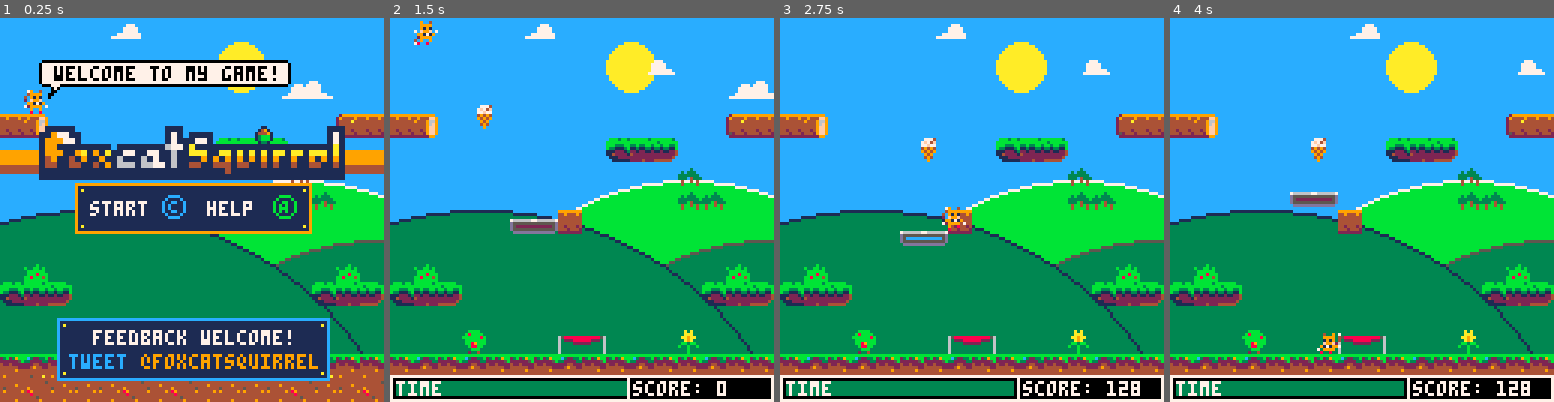
Above: before the commit, frames 1-4 (left to right).
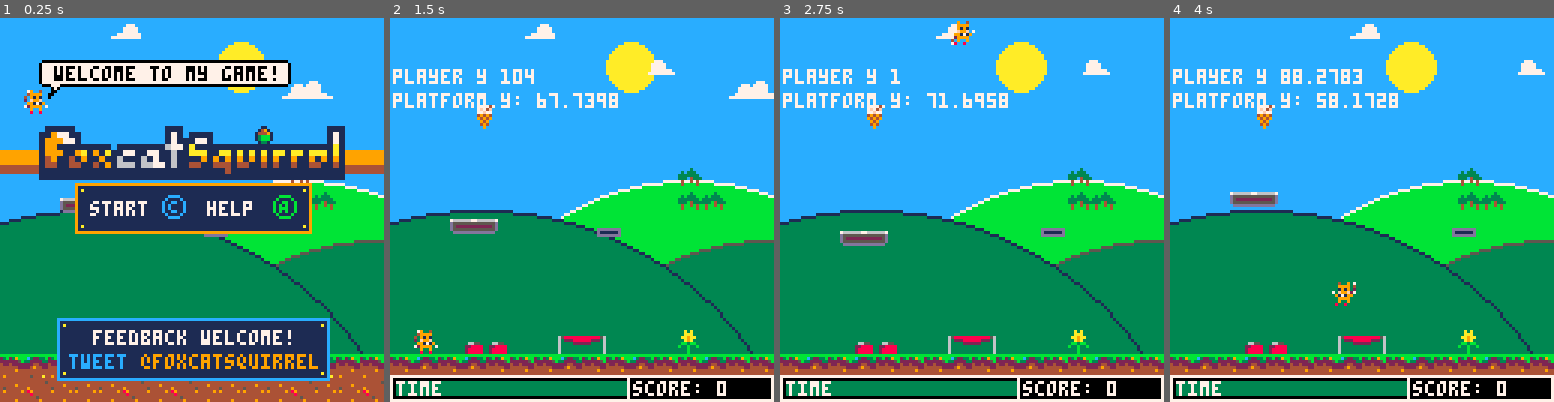
Above: after the commit, the same moments.

Repository: daddynewts/foxcatsquirrel
Game: PICO-8 cartridge foxcatsquirrel.p8
Same seed, same stepped clock (60 frames per second), same inputs: the game is played once before the commit and once after it.
Inputs:
- Up to frame 1 (0.25 s): no input
- Up to frame 2 (1.5 s): tap X (X key) at 0.33, 1.07 s; tap O (Z key) at 0.7 s
- Up to frame 3 (2.75 s): hold Right 1.6-2.1 s; tap O (Z key) at 1.7, 2.1, 2.5 s; tap X (X key) at 1.85 s; hold Right from 2.47 s (still down)
- Up to frame 4 (4 s): tap O (Z key) at 2.9, 3.3, 3.7 s; tap X (X key) at 2.97 s; release Right at 3.03 s; hold Left 3.08-3.58 s; hold Down 3.63-3.97 s

The runs differ from the first frame. In frame 1, 4.2% of the frame differs, in the area x 0-100%, y 25-75%; in frame 2, 8.8%; in frame 3, 9.1%; in frame 4, 9.7%, in the area x 0-100%, y 13-99%.

Commit message:
Fixed vertical moving platform!
The problem was with the code that tells the game when he's on the platform. I extended the platform's top edge collision box and that seems to be doing the trick!

Diff:
--- a/foxcatsquirrel.p8
+++ b/foxcatsquirrel.p8
@@ -8,7 +8,7 @@
 
 function _init()
 
-  level=0
+ level=0
  count=0
  points=0
 
@@ -76,17 +76,16 @@
   dead=false,
   }
 
-
- cam_x=level*128
+  cam_x=level*128
  cam_y=0
 
  -- v for vertical
  vplatform={
-  x=40,
+  x=20,
   y=60,
   maxy=100,
   miny=10,
-  dy=0,
+  --dy=0,
   spoffl=20,
   spoffr=21,
   sponl=22,
@@ -95,11 +94,11 @@
 
  -- h for horizontal
  hplatform={
-  x=168,
+  x=68,
   y=70,
   maxy=100,
   miny=10,
-  sp=30,
+  sp=24,
  }
 
  init_menu()
@@ -169,11 +168,14 @@
 end
 
 function test_ui()
- print("ghosts: "..#ghost,cam_x+1,1,7)
- print("skulls: "..#skull,cam_x+1,9,7)
+ --print("ghosts: "..#ghost,cam_x+1,1,7)
+ --print("skulls: "..#skull,cam_x+1,9,7)
  --print("approach: "..enemyapproach,cam_x+1,17,7)
- print("ghost x: "..ghost.x,cam_x+1,17,7)
- print("skull.x: "..skull.x,cam_x+1,25,7)
+ print("player y "..(player.y),cam_x+1,17,7)
+ print("platform.y: "..(vplatform.y),cam_x+1,25,7)
+
+ --print("ghost x: "..ghost.x,cam_x+1,17,7)
+ --print("skull.x: "..skull.x,cam_x+1,25,7)
  -- food hitbox
  -- rect(food.x-20,food.y-20,food.x+24,food.y+24,7)
 end
@@ -199,9 +201,6 @@
  make_bonus()
  make_balloon()
  make_enemies()
- --if count==5 then
- -- make_enemies()
- --end
  _update = update_game
  _draw = draw_game
 end
@@ -327,7 +326,7 @@
 
  -- spring = flag 4
  elseif collide_map(player,"down",4) then
-   player.dy=-5.2 -- default 6
+   player.dy=-6 -- default 5.2
    player.jumping=true
    sfx(spring_sfx)
 
@@ -543,8 +541,7 @@
     player.y=1
  end
 
--- vplatform.dy+=gravity
- vplatform.y+=vplatform.dy
+
 end
 
 function player_animate()
@@ -579,13 +576,6 @@
 
 function limit_speed(num,maximum)
   return mid(-maximum,num,maximum)
-end
-
-function make_shockwave()
- for i=1,10 do
-  circ(player.x+4,player.y,i,7)
-  sfx(shockwave_sfx)
- end
 end
 -->8
 -- draws
@@ -621,7 +611,7 @@
 
  -- angle
  -- print("approach: "..enemyapproach,cam_x+1,1,7)
- --test_ui()
+ test_ui()
 
  -- food coords
  --print(""..#foods,cam_x+1,1,7)
@@ -736,41 +726,44 @@
 
 function level_gimmicks()
 
- -- moving platform
- --vplatform.x-=2*sin(t())
+ -- moving platform: ⬆️+⬇️
  vplatform.y-=2*cos(t())
 
- --vplatform.y-=4*sin(t())
-
- if vplatform.y > player.y---8 -- -4
- and vplatform.y < player.y+8 -- +4
+ if vplatform.y > player.y ---8 -- -4
+ and vplatform.y < player.y+12 -- +4
   and vplatform.x > player.x-15 -- 4
   and vplatform.x < player.x+6
   and player.dy>0
-   then
-    player.y=vplatform.y-8
+   then player.vplatform=true
+   else player.vplatform=false
+  end
+
+  if player.vplatform==true then
+    player.y=flr(vplatform.y-8)
     vplatform.spoffl=vplatform.sponl
     vplatform.spoffr=vplatform.sponr
-   --player.x=vplatform.x
     player.dy=0
-    --player.dx=0
+   -- player.dy+=2/gravity
     player.landed=true
-    player.jumping=false
     player.falling=false
-    player.gliding=false
-   else vplatform.spoffl=20
-        vplatform.spoffr=21
-    end
-
- hplatform.x+=sin(t())
+  else if player.vplatform==false then
+    vplatform.spoffl=20
+    vplatform.spoffr=21
+   end
+
+  end
+
+  -- moving platform: ⬅️+➡️
+ hplatform.x+=3*sin(t())
 
  if  hplatform.y > player.y -- -4
   and hplatform.y < player.y+8 -- +4
   and hplatform.x > player.x-6 -- 4
   and hplatform.x < player.x+6
+   and player.dy>0
    then
     player.y=hplatform.y-8
-    player.x=hplatform.x
+    player.x=hplatform.x+player.dx
     player.dy=0
     player.landed=true
     player.jumping=false
@@ -963,7 +956,7 @@
   draw_clouds()
   spr(vplatform.spoffl, vplatform.x,vplatform.y)
   spr(vplatform.spoffr, vplatform.x+8,vplatform.y)
-
+  spr(hplatform.sp, hplatform.x, hplatform.y)
  end
 
  -- jungle
@@ -1531,9 +1524,9 @@
 00700700729999070299990072999907029999077299990772999900029999000099990079917190707777070077770067122777677221774af0000002288880
 00000000009009000090090000900800008008000080090000800800409009000090090000999907007007000070070006782770067287704a90000002888880
 00000000008008000080080000800000000000000000080000000000780080000008008000080080007007000070070000677700006777000400000002888880
-bbbbbbbb44444444bbbbbbbb4444444476666667766666677666666776666667000000000000000000ff0000000800000777400008e800000000000000000000
-23b239bb44444444bc32233b44444445d55555555555555dd55555555555555d00000000000000000ffff000007887007f74f0008e7e80000000000000000000
-2222225b444449443322223344444444d52222222222225dd5cccccccccccc5d0000000000000000ff2fff0007777f0077f77000e7e7e0000000000000000000
+bbbbbbbb44444444bbbbbbbb4444444476666667766666677666666776666667dddddddd0000000000ff0000000800000777400008e800000000000000000000
+23b239bb44444444bc32233b44444445d55555555555555dd55555555555555dd111111d000000000ffff000007887007f74f0008e7e80000000000000000000
+2222225b444449443322223344444444d52222222222225dd5cccccccccccc5ddddddddd00000000ff2fff0007777f0077f77000e7e7e0000000000000000000
 42242222454444442224422249444444d55555555555555dd55555555555555d0000000000000000ffff4f007ffff800494940008e7e80000000000000000000
 444444224944444922494422489444440dddddddddddddd00dddddddddddddd000000000000000000f4ff000f78887009494900008e870000000000000000000
 4444494444444444444444444484444400000000000000000000000000000000000000000000000000ff00008877ff0009490000000007000000000000000000
@@ -1749,16 +1742,16 @@
 00000000000000000000000000000000000000002600000000000000003a0000000000000000000000000000000040414300535200530000000053005253004100000000000000000000000000000000410000000000000000000000000000410000000000000000000000000000000000000000000000000000000000000000
 0000000000000000000000000000000000000025362400000000000000000000000000000000000000000000000040414300530000530000000053000053004100000000000000000000000000000000410000000000000000000000000000410000000000000000000000000000000000000000000000000000000000000000
 0000000000000000000000000000000024000000000000000000000000000000000000000000000000000000005640414300530000530052000053000053004132320000000000323200000000003232410000000000000000000000000020230000000000000000000000000000000000000000000000000000000000000000
-37240000000000000000000000002537000000000000000000000000000000000000000000000000000000005600404143515000005300000000530000515041000000000000001e1e00000000000000410000000000000000000000000000410000000000000000000000000000000000000000000000000000000000000000
-0000000000000000004546470000000000000000000000000000003a000000250000000000000000000000560000404143000000005300000000530000000041000000000000001e1e00000000000000410000000000000000000000000000410000000000000000000000000000000000000000000000000000000000000000
+00000000000000000000000000000000000000000000000000000000000000000000000000000000000000005600404143515000005300000000530000515041000000000000001e1e00000000000000410000000000000000000000000000410000000000000000000000000000000000000000000000000000000000000000
+0000000000000000000000000000000000000000000000000000003a000000250000000000000000000000560000404143000000005300000000530000000041000000000000001e1e00000000000000410000000000000000000000000000410000000000000000000000000000000000000000000000000000000000000000
 00000000000000000000000065000000000000002536240000000000000000000000000000000000000000515151404143005200005300000000530000000041000000323200001e1e00000032320000410000000000000000000000000000410000000000000000000000000000000000000000000000000000000000000000
 00000000000000000000000065650000000000000000000000000000000000000000000000000000000000000000404143000000005300000000530000000041000000000000001e1e000000000000004100000000000000000000000000004100000000000000000000000000000000002b0000000000002b00000000002b00
-000000000000003700000000000000003624000000000000000029000000002500000000003500000000000000004041430000000053003e3f00530000000041000000000000001e1e00000000000000410000000000000000000000000000410000000000000000000000000000000000000000000000000000000000000000
+000000000000000000000000000000003624000000000000000029000000002500000000003500000000000000004041430000000053003e3f00530000000041000000000000001e1e00000000000000410000000000000000000000000000410000000000000000000000000000000000000000000000000000000000000000
 00000000000000000000000000000000002600000000000000002524000000000000000074740000000000000000404143000000005050505050500000000041000000000035001e1e00350000000000410000000050000000005000000000410000000000000000000000000000000000000000000000000000000000000000
-003c0000000000000000000000003c00000000000000000000000000000000000000000000000000000000000000404143000000000000000000000000520041000000000021201e1e202100000000004100000000212020202021000000004100000000000000000000000000000000000000002b0000000000002b00000000
-45464700000000000000000000454647000000000000253636240000000000257474000000000000000000000000404143000000520000000000000000000041000000000031001e1e00310000000000410000000031000000003100000000410000000000000000000000000000000000000000000000000000000000000000
+00000000000000000000000000000000000000000000000000000000000000000000000000000000000000000000404143000000000000000000000000520041000000000021201e1e202100000000004100000000212020202021000000004100000000000000000000000000000000000000002b0000000000002b00000000
+00000000000000000000000000000000000000000000253636240000000000257474000000000000000000000000404143000000520000000000000000000041000000000031001e1e00310000000000410000000031000000003100000000410000000000000000000000000000000000000000000000000000000000000000
 00000000000000000000000000000000000000000000000000000000000000003100000000630000006300000000404143000000006700520000670000000041000000000031001e1e00310000000000410000000031000000003100000000410000000000000000000000000000000000000000000000000000000000000000
-000000640000003e3f0000003b0000000029003b000000003c00003b00543c003100002900620000006200540000404143000f005477000000007754000f0041000000000031001e1e00310000000000410000000031000000003100000000410000000000000000000000000000000000000000000000000000000000000000
+0000000f0f00003e3f0000193b0000000029003b000000003c00003b00543c003100002900620000006200540000404143000f005477000000007754000f0041000000000031001e1e00310000000000410000000031000000003100000000410000000000000000000000000000000000000000000000000000000000000000
 1012101210101012101012101012101010121012121010121012121210121012606060606060000000606060606060604141424242424242424242424242423333333333333333333333333333333333410000500031000000003100500000416161616161616161616161616161616127272727272727272727272727272727
 1113111111131113111111111311111313131313131313131313131313131313000000000000000000000000000000000000000000000000000000000000000000000000000000000000000000000000003333333333333333333333333333330000000000000000000000000000000000000000000000000000000000000000
 
